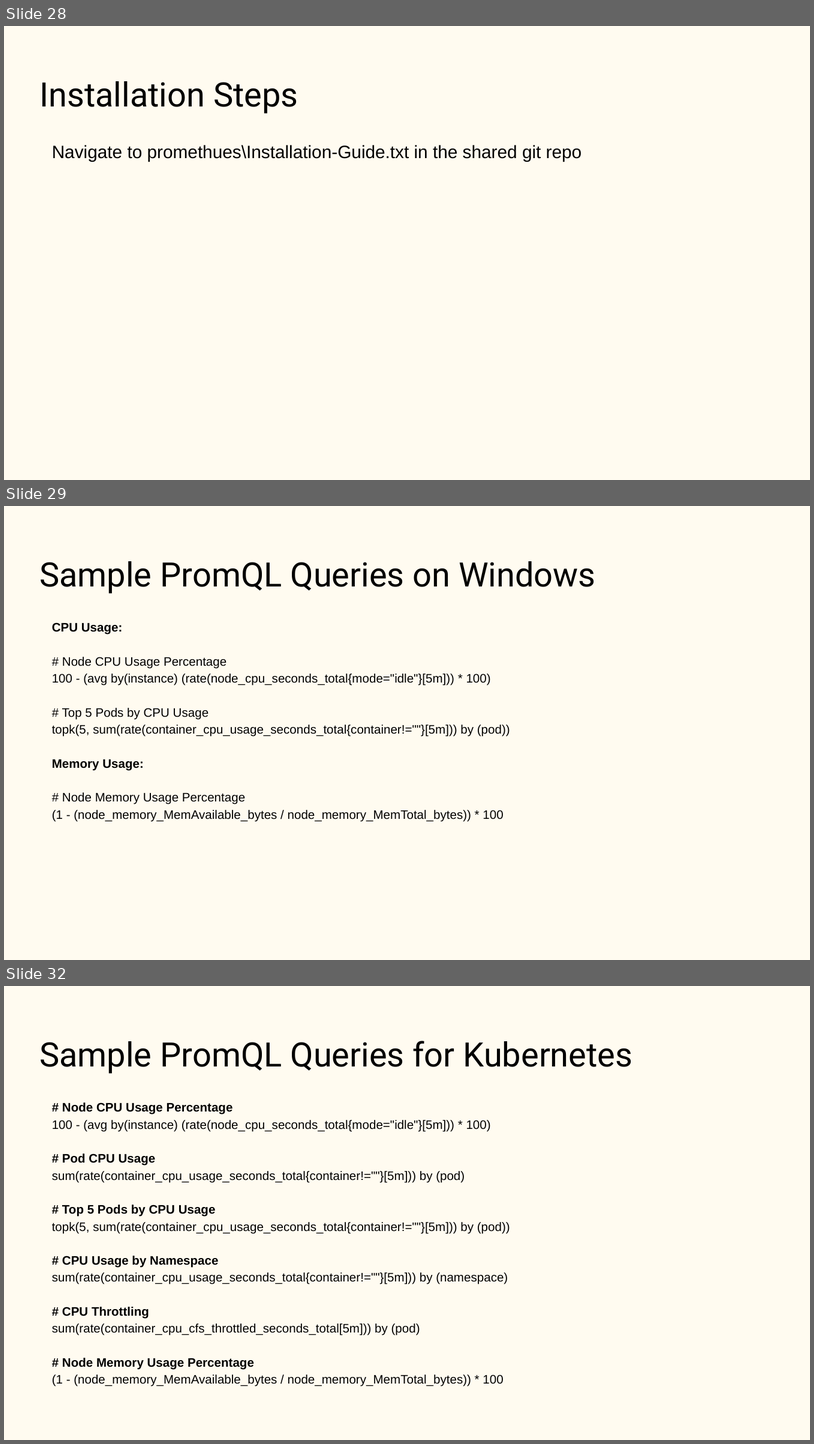
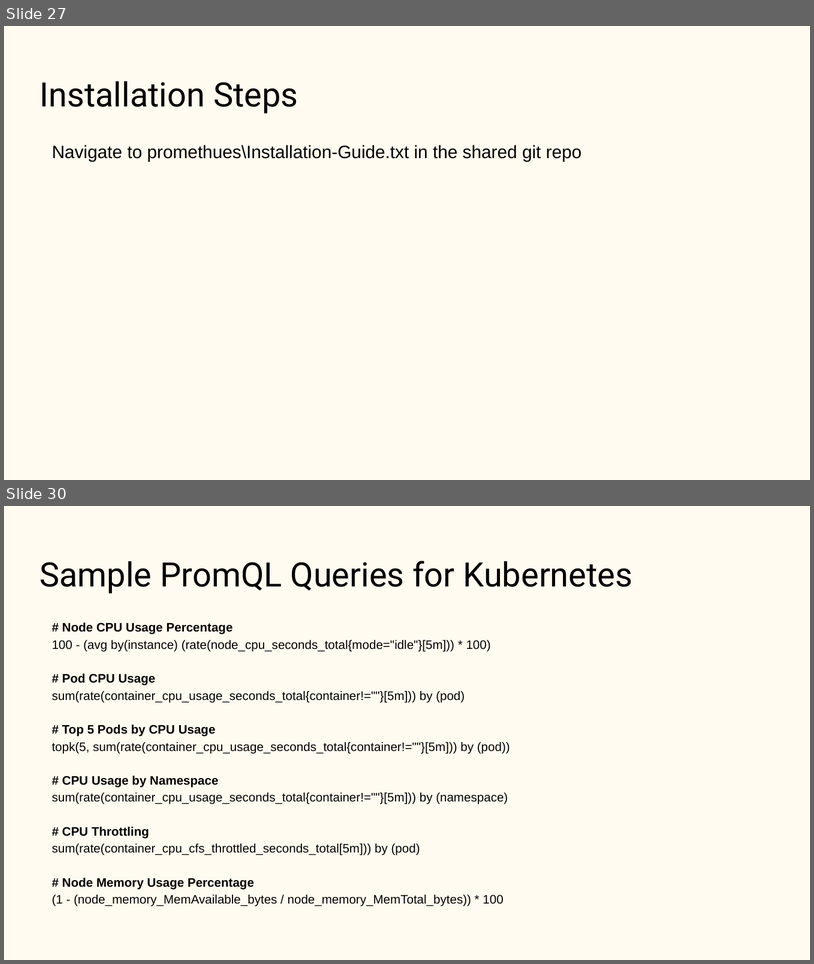
Before and after one commit to aryanm12/observability-demo, a slide deck: Observability.pptx. Shown one above the other, each under a label of ours: slides 28, 29 and 32 before the commit, slides 27 and 30 after it; the slides between them are not shown. The pictures are 814x1444 and 814x964 pixels, drawn with LibreOffice and Linux fonts; fonts in the diff are those of the drawing. Boxes give left, top, right and bottom in pixels: in the first picture for what was removed or moved away, otherwise in the second. Text is boxed around its words. In the diff, an @@ line names an element or a change of style, - is before the commit and + after.

```diff
--- a/Observability.pptx
+++ b/Observability.pptx
@@ slide 29 removed at [4,506,810,960], background #FFFBF0 @@
@@ title removed at [39,561,596,594] @@
-Sample PromQL Queries on Windows
@@ text removed at [52,622,510,822] @@
-CPU Usage:
-# Node CPU Usage Percentage
-100 - (avg by(instance) (rate(node_cpu_seconds_total{mode="idle"}[5m])) * 100)
-# Top 5 Pods by CPU Usage
-topk(5, sum(rate(container_cpu_usage_seconds_total{container!=""}[5m])) by (pod))
-Memory Usage:
-# Node Memory Usage Percentage
-(1 - (node_memory_MemAvailable_bytes / node_memory_MemTotal_bytes)) * 100
@@ what was slide 28 is now slide 27 @@
@@ what was slide 32 is now slide 30 @@
```
Also in this commit, not shown: 10 slides changed, 1 other slide removed, 2 other files.
